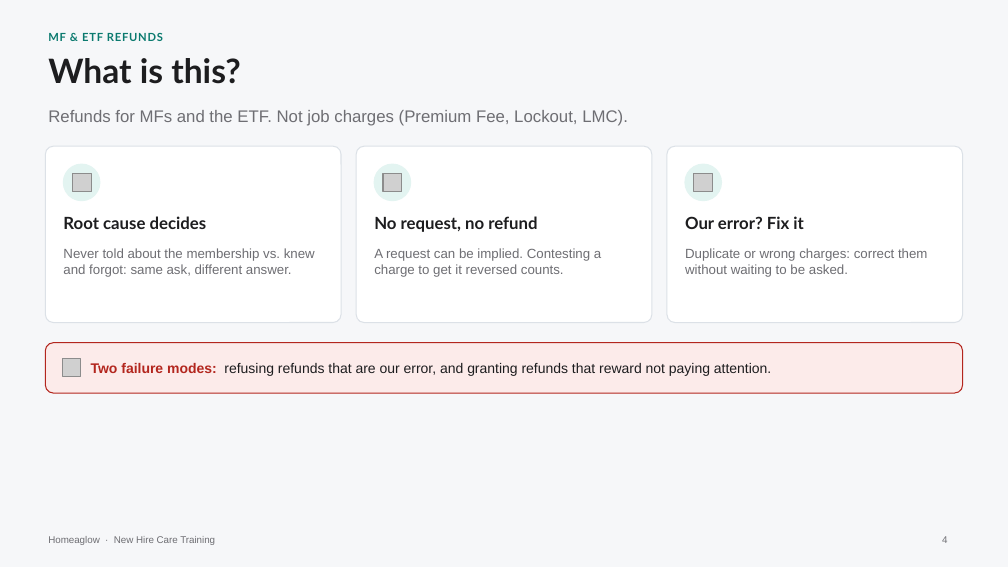
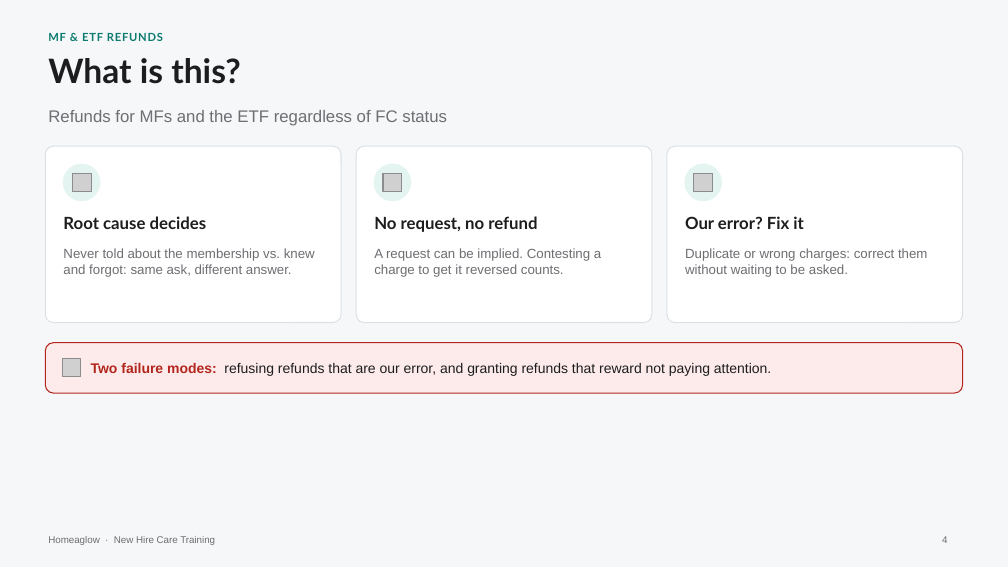
Before and after one commit to anjulimichelle/training, a slide deck: slide 4 of refunds-abuse-duplicates-bulk/refunds-abuse-duplicates-bulk.pptx. Drawn at 1008x567 pixels with LibreOffice and Linux fonts; fonts in the diff are those of the drawing; grey boxes stand for pictures. Boxes give left, top, right and bottom in pixels: in the first picture for what was removed or moved away, otherwise in the second. Text is boxed around its words. In the diff, an @@ line names an element or a change of style, - is before the commit and + after.

```diff
--- a/refunds-abuse-duplicates-bulk/refunds-abuse-duplicates-bulk.pptx
+++ b/refunds-abuse-duplicates-bulk/refunds-abuse-duplicates-bulk.pptx
@@ text at <box>48,110,447,126</box>: text changed @@
-Refunds for MFs and the ETF. Not job charges (Premium Fee, Lockout, LMC).
+Refunds for MFs and the ETF regardless of FC status
```
Also in this commit, not shown: 2 other slides changed, 1 slide added, 1 slide removed, 1 other file.
